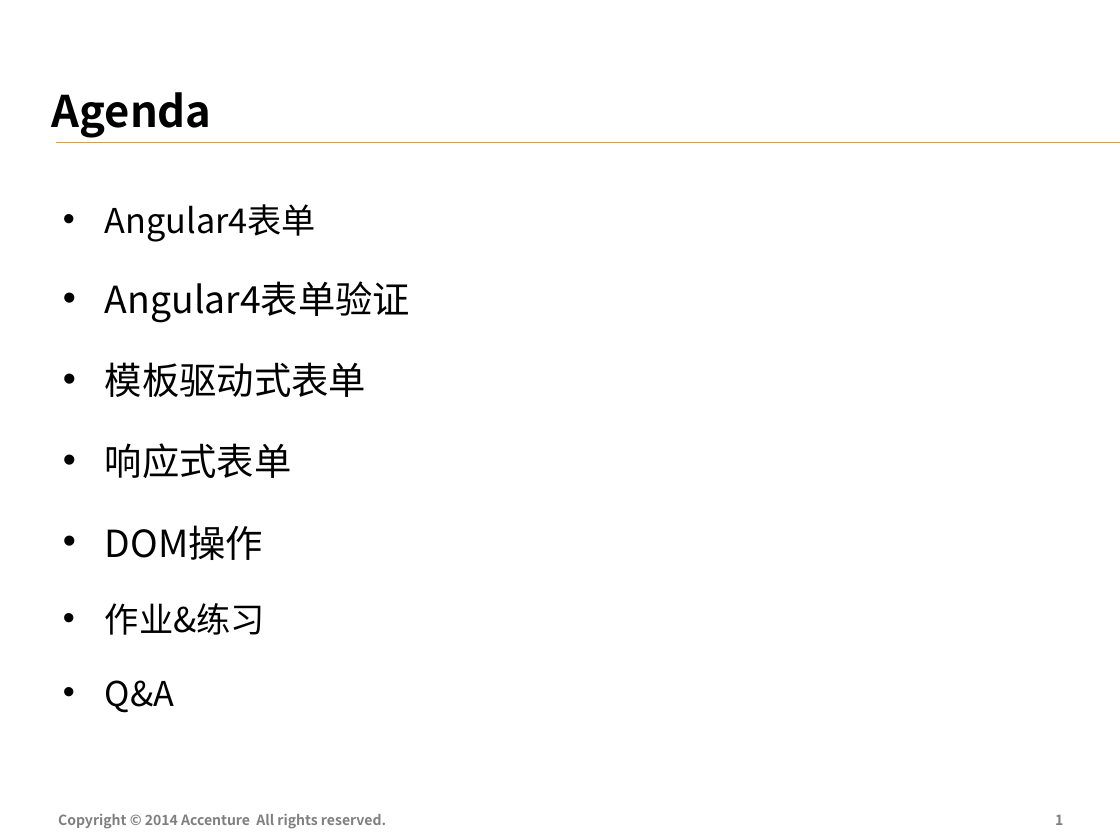
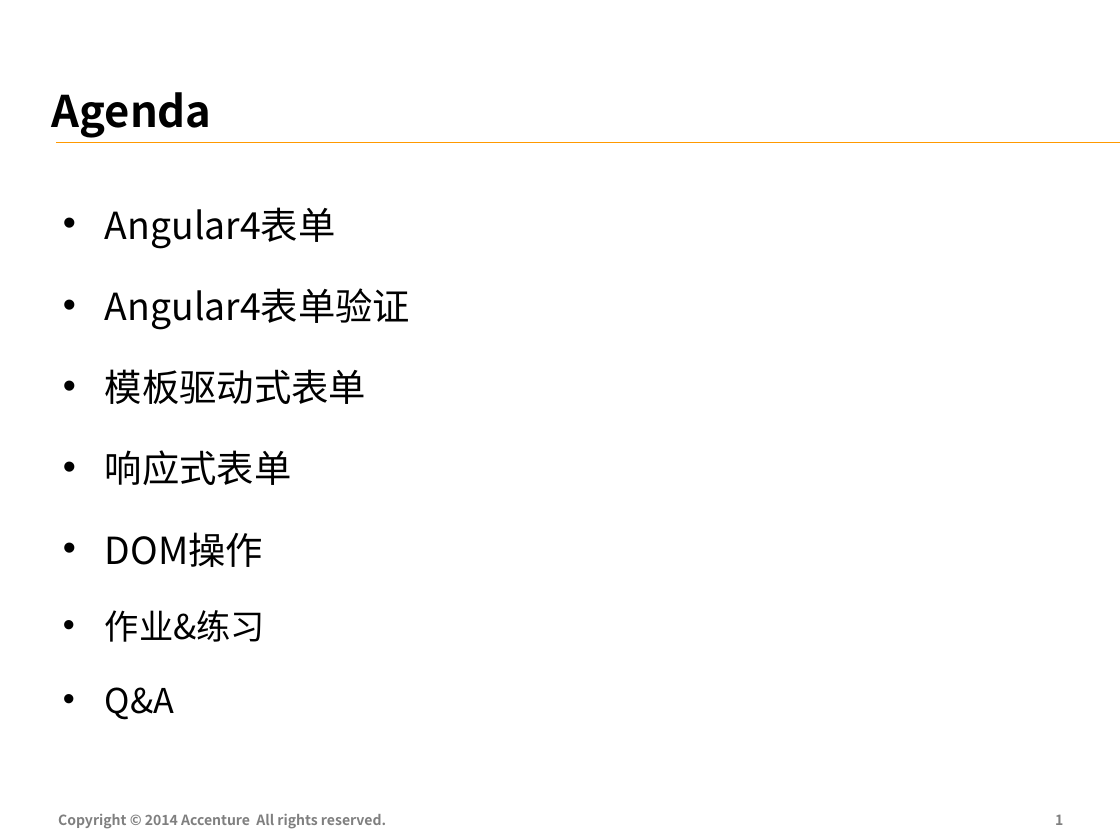
Before and after one commit to FS-Angular-Interest-Group/AngularTraining, a slide deck: slide 2 of PPT/09-Accenture-FS-Angular-Form.pptx. Drawn at 1120x840 pixels with LibreOffice and Linux fonts; fonts in the diff are those of the drawing. Boxes give left, top, right and bottom in pixels: in the first picture for what was removed or moved away, otherwise in the second. Text is boxed around its words. In the diff, an @@ line names an element or a change of style, - is before the commit and + after.

Commit message:
forms

```diff
--- a/PPT/09-Accenture-FS-Angular-Form.pptx
+++ b/PPT/09-Accenture-FS-Angular-Form.pptx
@@ table at [52, 164, 983, 724] @@
@@ size 22 to 24 pt, bold on in "Angular4表单" @@
```
